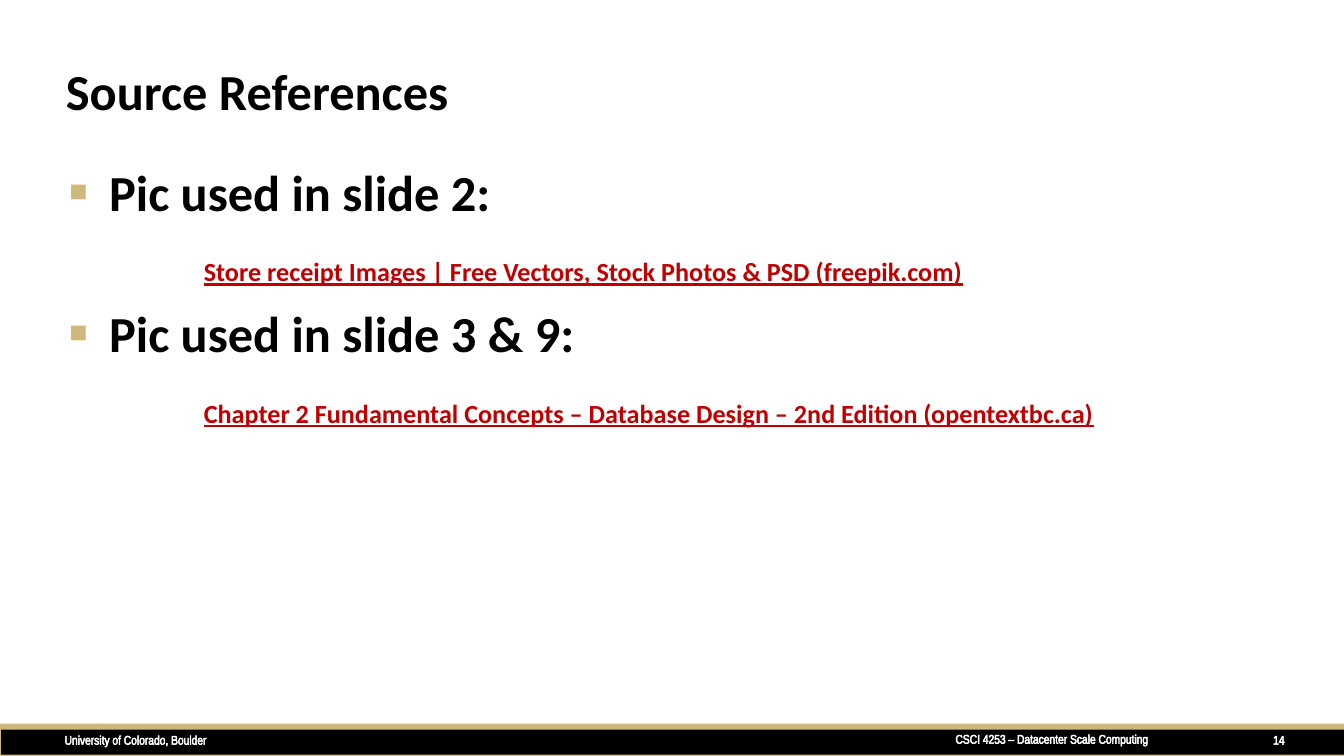
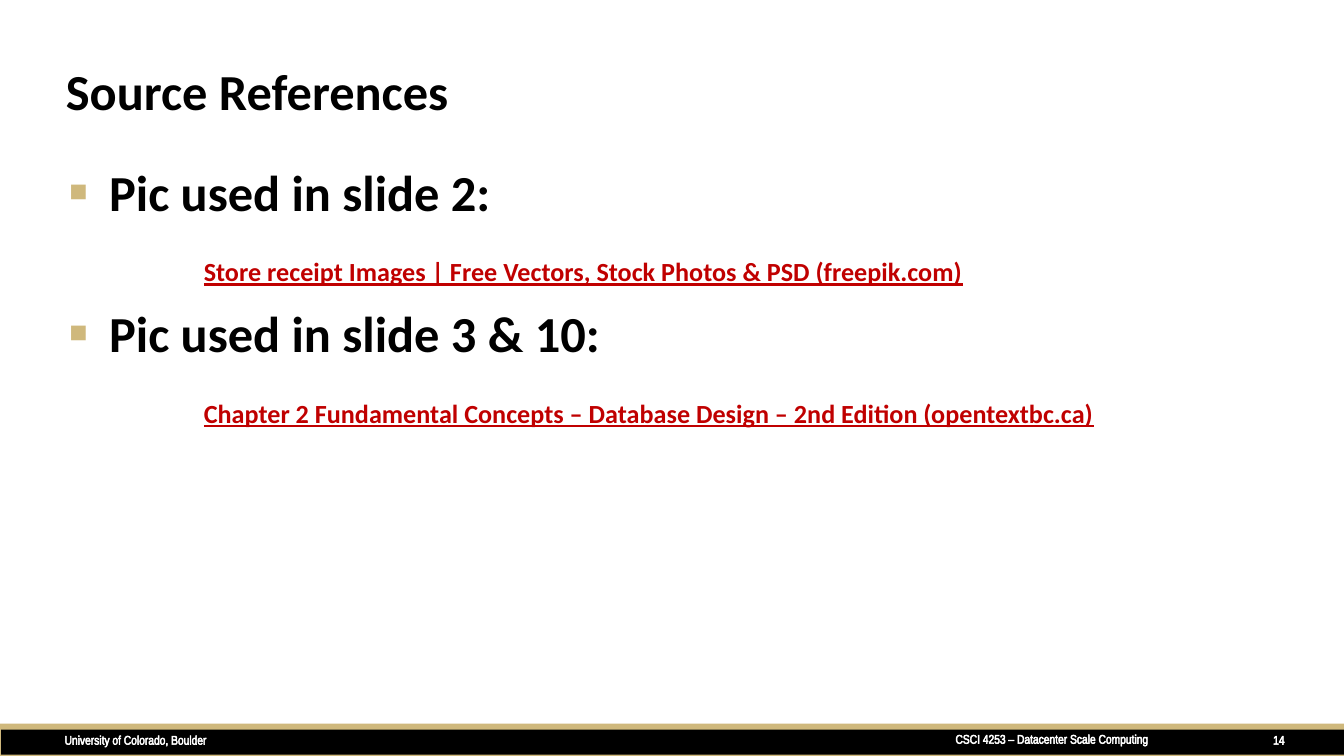
Before and after one commit to akitomoya616/CSCI5253-Project, a slide deck: slide 14 of documents/report/CSCI5253-Final-Presentation.pptx. Drawn at 1344x756 pixels with LibreOffice and Linux fonts; fonts in the diff are those of the drawing. Boxes give left, top, right and bottom in pixels: in the first picture for what was removed or moved away, otherwise in the second. Text is boxed around its words. In the diff, an @@ line names an element or a change of style, - is before the commit and + after.

Commit message:
update presentation slides

```diff
--- a/documents/report/CSCI5253-Final-Presentation.pptx
+++ b/documents/report/CSCI5253-Final-Presentation.pptx
@@ text at bbox=[109, 316, 600, 353]: text changed @@
-■ Pic used in slide 3 & 9:
+■ Pic used in slide 3 & 10:
```
Also in this commit, not shown: 1 slide added.
